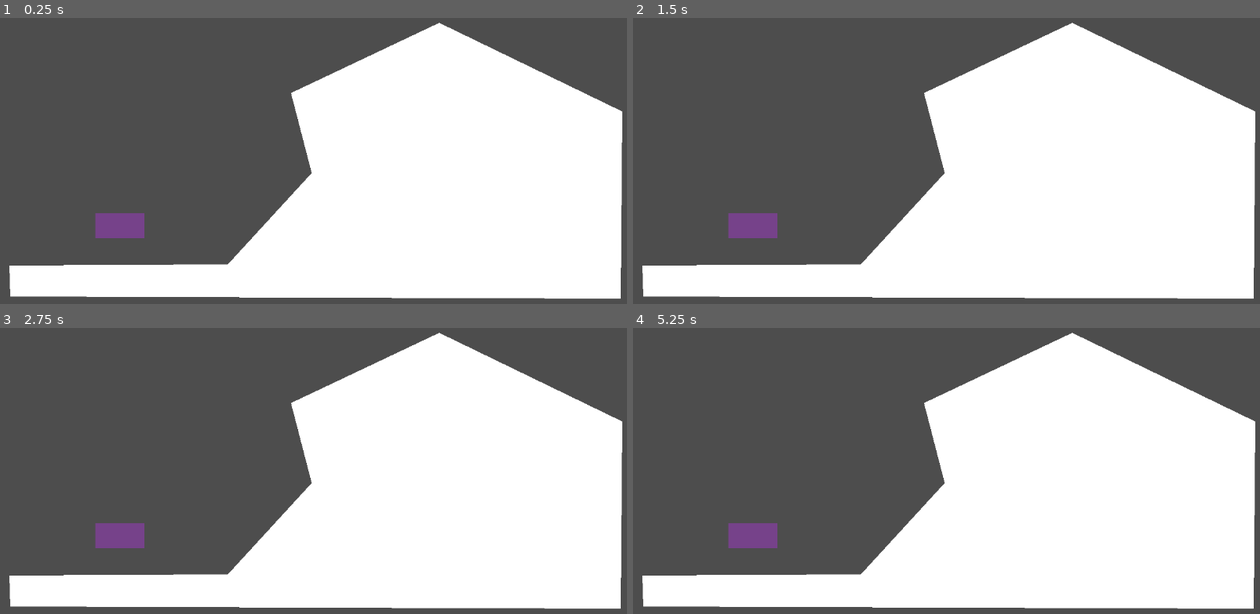
Above: before the commit, frames 1-4 (two rows, left to right).
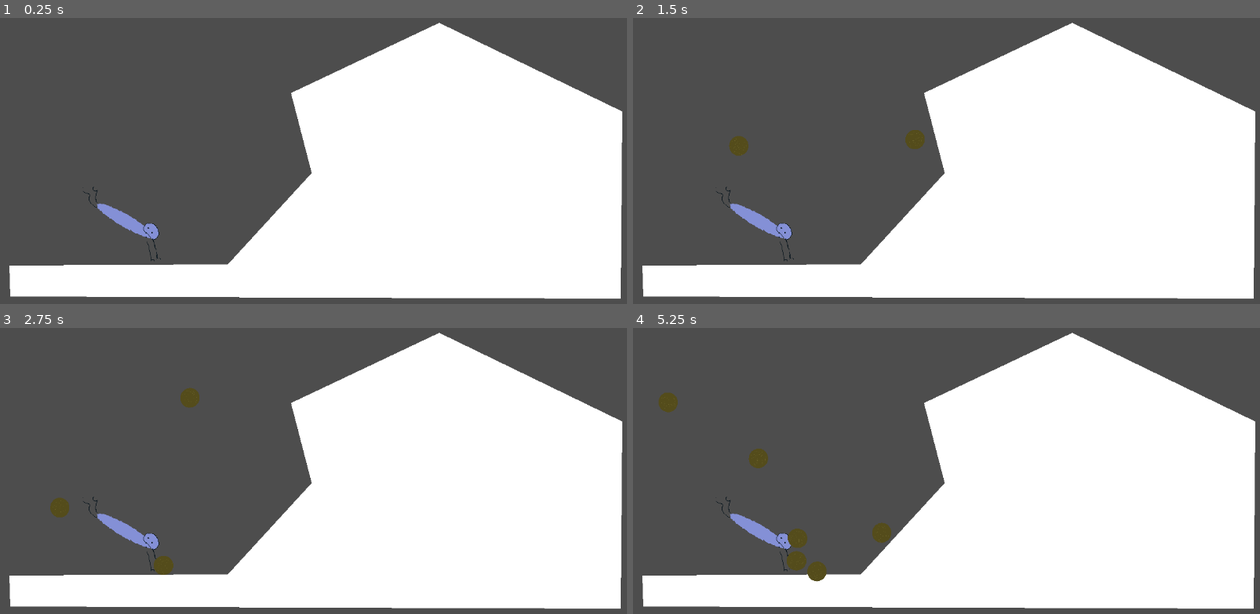
Above: after the commit, the same moments.

Repository: Jacob-Hawksley/Bugs
Game: Godot game, scene res://main.tscn
Same seed, same stepped clock (60 frames per second), same inputs: the game is played once before the commit and once after it.
Inputs (mouse positions are in pixels of both pictures, inside the frame that each line leads up to):
- Up to frame 1 (0.25 s): no input
- Up to frame 2 (1.5 s): tap Enter at 0.5 s; move the mouse to (1084, 118) at 0.52 s; tap Space (shoot) at 0.6, 1.35 s; move the mouse to (821, 155) at 1.27 s
- Up to frame 3 (2.75 s): move the mouse to (376, 370) at 2.02 s; tap Space (shoot) at 2.1 s
- Up to frame 4 (5.25 s): move the mouse to (915, 516) at 2.77 s; tap Space (shoot) every 0.75 s from 2.85 to 5.1 s; move the mouse to (1134, 499) at 3.52 s; move the mouse to (758, 393) at 4.27 s; move the mouse to (977, 448) at 5.02 s

The runs differ from the first frame. In frame 1, 0.9% of the frame differs, in the area x 13-26%, y 58-85%; in frame 2, 1.3%; in frame 3, 1.4%; in frame 4, 1.9%, in the area x 4-42%, y 22-89%.
Error before the commit: Parse Error: Preload file "res://rocket.tscn" does not exist. (res://dungbeetle.gd:2)

Commit message:
Changed sprites

Diff:
--- a/bugs/DungBeetle.tscn
+++ b/bugs/DungBeetle.tscn
@@ -1,29 +1,76 @@
-[gd_scene load_steps=4 format=3 uid="uid://8jyahvu604mu"]
+[gd_scene load_steps=11 format=3 uid="uid://8jyahvu604mu"]
 
 [ext_resource type="Script" uid="uid://6djr5rpsiql1" path="res://dungbeetle.gd" id="1_5tacl"]
-[ext_resource type="Texture2D" uid="uid://4bkwf4f2vmvt" path="res://temp.png" id="1_oav7h"]
+[ext_resource type="Texture2D" uid="uid://bq6nvixmihdmb" path="res://1757340681626.png" id="2_femoj"]
+
+[sub_resource type="AtlasTexture" id="AtlasTexture_c2s0j"]
+atlas = ExtResource("2_femoj")
+region = Rect2(0, 0, 256, 256)
+
+[sub_resource type="AtlasTexture" id="AtlasTexture_f53re"]
+atlas = ExtResource("2_femoj")
+region = Rect2(256, 0, 256, 256)
+
+[sub_resource type="AtlasTexture" id="AtlasTexture_lyuek"]
+atlas = ExtResource("2_femoj")
+region = Rect2(512, 0, 256, 256)
+
+[sub_resource type="AtlasTexture" id="AtlasTexture_4uh8b"]
+atlas = ExtResource("2_femoj")
+region = Rect2(768, 0, 256, 256)
+
+[sub_resource type="AtlasTexture" id="AtlasTexture_e781g"]
+atlas = ExtResource("2_femoj")
+region = Rect2(1024, 0, 256, 256)
+
+[sub_resource type="AtlasTexture" id="AtlasTexture_vkxb0"]
+atlas = ExtResource("2_femoj")
+region = Rect2(1280, 0, 256, 256)
 
 [sub_resource type="SpriteFrames" id="SpriteFrames_5tacl"]
 animations = [{
 "frames": [{
 "duration": 1.0,
-"texture": ExtResource("1_oav7h")
+"texture": SubResource("AtlasTexture_c2s0j")
+}, {
+"duration": 1.0,
+"texture": SubResource("AtlasTexture_f53re")
+}, {
+"duration": 1.0,
+"texture": SubResource("AtlasTexture_lyuek")
+}, {
+"duration": 1.0,
+"texture": SubResource("AtlasTexture_4uh8b")
+}, {
+"duration": 1.0,
+"texture": SubResource("AtlasTexture_e781g")
+}, {
+"duration": 1.0,
+"texture": SubResource("AtlasTexture_vkxb0")
 }],
-"loop": true,
+"loop": false,
 "name": &"default",
 "speed": 5.0
 }]
 
+[sub_resource type="RectangleShape2D" id="RectangleShape2D_6mlac"]
+size = Vector2(170, 155)
+
 [node name="DungBeetle" type="CharacterBody2D"]
-scale = Vector2(0.1, 0.1)
+scale = Vector2(0.9, 0.9)
 script = ExtResource("1_5tacl")
 
-[node name="CollisionPolygon2D" type="CollisionPolygon2D" parent="."]
-polygon = PackedVector2Array(-446, -230, -445, 231, 449, 228, 444, -232)
-
 [node name="AnimatedSprite2D" type="AnimatedSprite2D" parent="."]
+position = Vector2(28, -52)
 sprite_frames = SubResource("SpriteFrames_5tacl")
+frame = 5
+frame_progress = 1.0
 
 [node name="Marker2D" type="Marker2D" parent="."]
-position = Vector2(0, -230)
+position = Vector2(-20, -90)
 rotation = 1.5708
+
+[node name="CollisionShape2D" type="CollisionShape2D" parent="."]
+position = Vector2(-1.99999, -4.50002)
+scale = Vector2(1, 1)
+shape = SubResource("RectangleShape2D_6mlac")
--- a/bugs/dung.tscn
+++ b/bugs/dung.tscn
@@ -1,7 +1,7 @@
-[gd_scene load_steps=5 format=3 uid="uid://b6ygoabtok1m0"]
+[gd_scene load_steps=6 format=3 uid="uid://b6ygoabtok1m0"]
 
 [ext_resource type="Script" uid="uid://w2kepeboipgc" path="res://dung.gd" id="1_w6gjr"]
-[ext_resource type="Texture2D" uid="uid://b12anx5fvpxpe" path="res://rocket.png" id="2_ax4h0"]
+[ext_resource type="Texture2D" uid="uid://b6asqfno78ya1" path="res://1757340067648.png" id="2_w6gjr"]
 
 [sub_resource type="CircleShape2D" id="CircleShape2D_fj03e"]
 radius = 173.026
@@ -10,20 +10,19 @@
 animations = [{
 "frames": [{
 "duration": 1.0,
-"texture": ExtResource("2_ax4h0")
+"texture": ExtResource("2_w6gjr")
 }],
 "loop": true,
 "name": &"default",
 "speed": 5.0
 }]
 
+[sub_resource type="CircleShape2D" id="CircleShape2D_ax4h0"]
+radius = 18.0278
+
 [node name="Dung" type="RigidBody2D"]
 z_index = 1
 script = ExtResource("1_w6gjr")
-
-[node name="CollisionPolygon2D" type="CollisionPolygon2D" parent="."]
-scale = Vector2(0.25, 0.25)
-polygon = PackedVector2Array(-33, 48, -33, 16, -28, 16, -28, 12, -33, 12, -33, -18, -24, -37, -9, -46, 0, -48, 9, -47, 17, -43, 26, -34, 32, -22, 33, -18, 33, 12, 28, 12, 28, 16, 33, 16, 33, 48)
 
 [node name="Explosion" type="Area2D" parent="."]
 scale = Vector2(0.25, 0.25)
@@ -36,4 +35,7 @@
 scale = Vector2(0.25, 0.25)
 sprite_frames = SubResource("SpriteFrames_r2l15")
 
+[node name="CollisionShape2D" type="CollisionShape2D" parent="."]
+shape = SubResource("CircleShape2D_ax4h0")
+
 [connection signal="body_entered" from="." to="." method="_on_body_entered"]
--- a/bugs/dungbeetle.gd
+++ b/bugs/dungbeetle.gd
@@ -1,6 +1,7 @@
 extends CharacterBody2D
-@export var rocket: PackedScene = preload("res://rocket.tscn")
+@export var dung: PackedScene = preload("res://dung.tscn")
 @onready var marker = $Marker2D
+
 
 func _process(delta: float) -> void:
 	if Input.is_action_just_pressed("shoot"):
@@ -9,6 +10,6 @@
 	marker.rotation += PI / 2
 
 func shoot():
-	var r = rocket.instantiate()
-	owner.add_child(r)
-	r.transform = marker.global_transform
+	var d = dung.instantiate()
+	owner.add_child(d)
+	d.transform = marker.global_transform
Binary file added: bugs/1757340067648.png
Not shown, added: bugs/1757340067648.png.import
Binary file added: bugs/1757340681626.png
Not shown, added: bugs/1757340681626.png.import
Binary file added: bugs/1757342475459.png
Not shown, added: bugs/1757342475459.png.import
